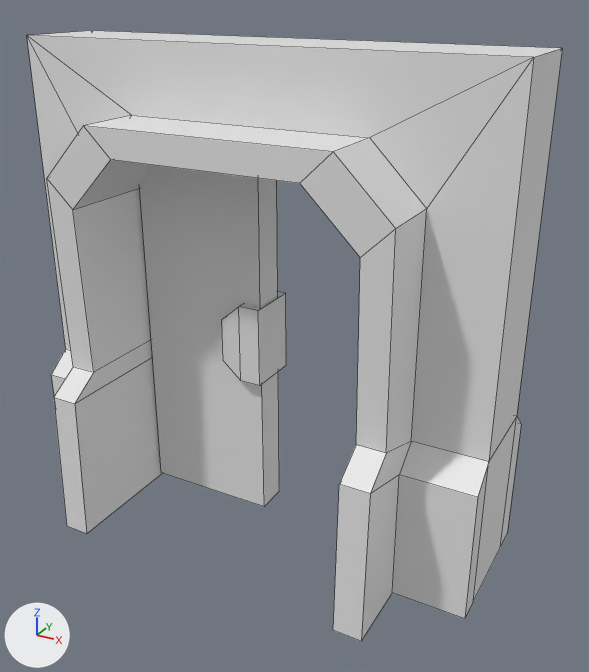
The FBX model Assets/Goat/Models/Scifi Kit/DoorSlide.fbx, before and after one commit.
Both versions are drawn from a 50 mm camera at (1.59, -1.7, 2.21) aimed at (0.11, 0.99, 0.86). The lights are fixed; the arrows at lower left show +X, +Y and +Z. Both versions are drawn at frame 6 of the action 'DoorOutside(Door1)Action.001'; the numbers are the values there. Mesh edges are drawn as thin lines.

Names of what the first picture shows: 'DoorOutside', 'DoorOutside(Door1)'.
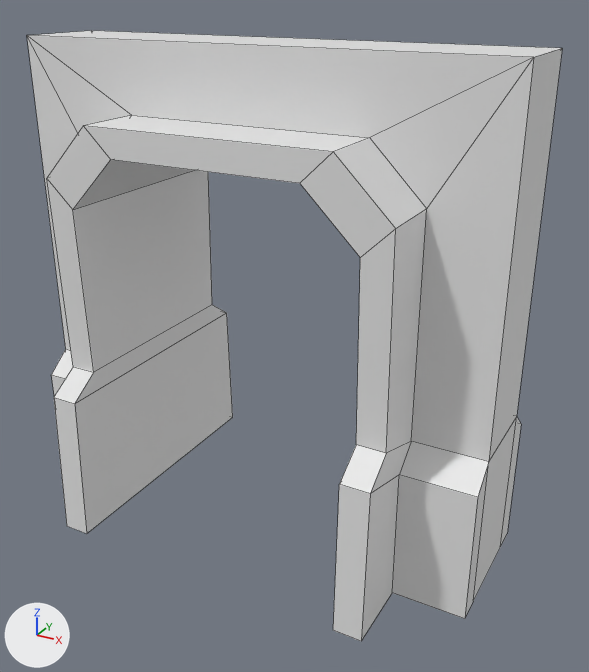
Commit message: slide door animation fix

Where the change shows, as pixel boxes [x1, y1, x2, y2] in the pictures (589 x 672 px; the box of a moved part takes in the faces that stretch with it):
```json
{"object": "DoorOutside(Door1)", "change": "reshaped, moved, rescaled", "before": [139, 165, 286, 507], "on screen": "not visible afterwards"}
{"part": 1, "of": "me_cube_022", "change": "deleted", "before": [222, 292, 286, 386]}
{"part": 2, "of": "me_cube_022", "change": "moved or reshaped", "before": [139, 170, 279, 507], "on screen": "not visible afterwards"}
```

Edits to the scene script, one JSON object a line:
```json
{"block": "me_cube_022", "where": "me_cube_022.from_pydata(...)  # 20 vertices, 16 faces; spans x -59.0..1.0, y 2.0..170.0, z -111.0..-89.0"}
{"block": "me_cube_022", "where": "# used by ob_dooroutside_door1; location = (0.0, 0.0, 0.0); rotation_euler = (1.571, 0.0, 0.0), in degrees (90, 0, 0); scale = (0.01, 0.01, 0.01)"}
{"block": "me_cube_022", "where": "# verts and faces of me_cube_022; kept vertices keep their numbers, new ones are numbered from 20"}
{"block": "me_cube_022", "where": "# before: 0 (-1.0, 2.0, -107.0) at pixel (279, 491), 1 (-1.0, 170.0, -107.0), 2 (-1.0, 2.0, -93.0) at pixel (264, 506), 3 (-1.0, 170.0, -93.0), 4 (-59.0, 2.0, -107.0)"}
{"block": "me_cube_022", "where": "# before: 5 (-59.0, 170.0, -107.0), 6 (-59.0, 2.0, -93.0) at pixel (161, 472), 7 (-59.0, 170.0, -93.0)"}
{"block": "me_cube_022", "change": "me_cube_022 part 1: the loose piece of 12 vertices spanning x -17.0..1.0, y 66.0..99.0, z -111.0..-89.0 is deleted"}
{"block": "me_cube_022", "change": "me_cube_022 part 2"}
{"op": "add", "block": "me_cube_022", "code": "delete_vertices([*range(0, 4)])  # with the faces that use them"}
{"op": "add", "block": "me_cube_022", "code": "for new, old in zip([*range(20, 24)], [*range(4, 8)]): verts[new] = verts[old] + (119.0, 0.0, 0.0)"}
{"op": "add", "block": "me_cube_022", "code": "faces += [(20, 21, 23, 22), (6, 22, 23, 7), (4, 5, 21, 20), (4, 20, 22, 6), (5, 7, 23, 21)]"}
{"op": "set", "path": "ob_dooroutside_door1.location", "old": "(0.0, 0.0, 0.0)", "new": "(-0.796, 0.0, 0.0)"}
{"op": "set", "path": "ob_dooroutside_door1.scale", "old": "(0.01, 0.01, 0.01)", "new": "(0.0025, 0.01, 0.01)"}
```
